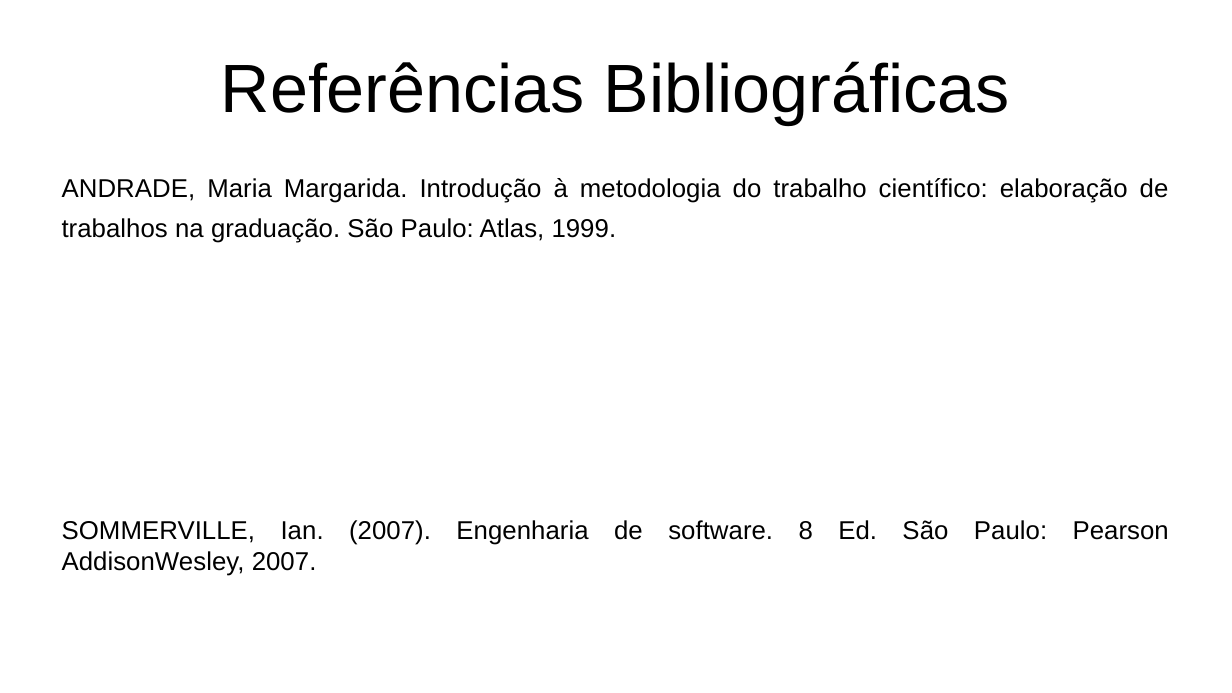
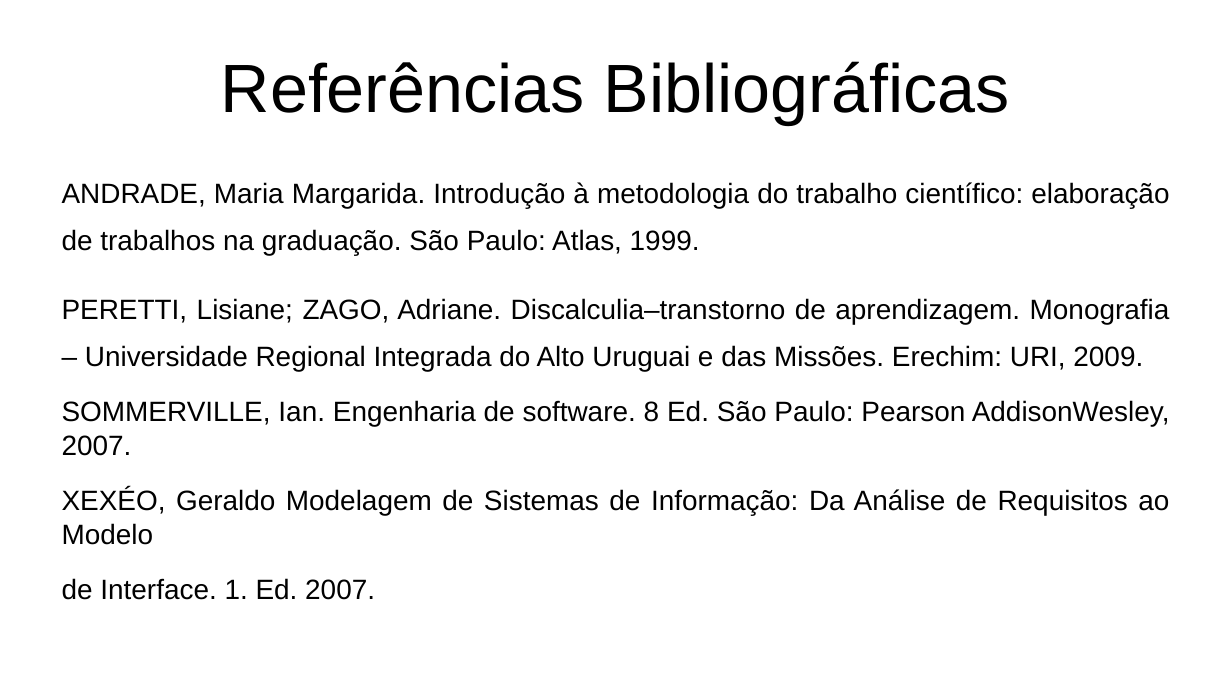
Before and after one commit to DarkCells/PySysbone, a slide deck: slide 18 of Apresentação_Defesa.odp (slide 16 before the commit). Drawn at 1232x693 pixels with LibreOffice and Linux fonts; fonts in the diff are those of the drawing. Boxes give left, top, right and bottom in pixels: in the first picture for what was removed or moved away, otherwise in the second. Text is boxed around its words. In the diff, an @@ line names an element or a change of style, - is before the commit and + after.

```diff
--- a/Apresentação_Defesa.odp
+++ b/Apresentação_Defesa.odp
@@ text at [62, 182, 1169, 255]: size 16.6 to 18 pt in "ANDRADE, Maria Margarida. Introdução à metodologia do ..."; line spacing 1.3 to 1.4 @@
@@ text at [62, 298, 1170, 545]: text changed; size 16.6 to 18 pt @@
-SOMMERVILLE, Ian. (2007). Engenharia de software. 8 Ed. São Paulo: Pearson AddisonWesley, 2007.
+PERETTI, Lisiane; ZAGO, Adriane. Discalculia–transtorno de aprendizagem. Monografia – Universidade Regional Integrada do Alto Uruguai e das Missões. Erechim: URI, 2009.
+SOMMERVILLE, Ian. Engenharia de software. 8 Ed. São Paulo: Pearson AddisonWesley, 2007.
+XEXÉO, Geraldo Modelagem de Sistemas de Informação: Da Análise de Requisitos ao Modelo
+de Interface. 1. Ed. 2007.
```
Also in this commit, not shown: 2 other slides changed, 14 slides added, 12 slides removed, 17 other files.
